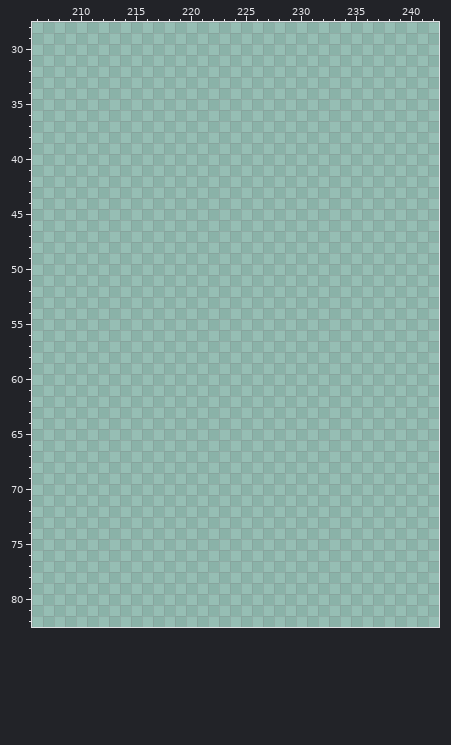
Pixel-art file, stored at Assets/Production/1_Assets/Characters/NPCs/ShipCrewmates/Art/crewmates.aseprite. The picture above is the old version.
256x256 pixels, 1 frame. Colours within 5 levels of each other are drawn and written as one. Shown: x 206..242, y 28..82.
New version:
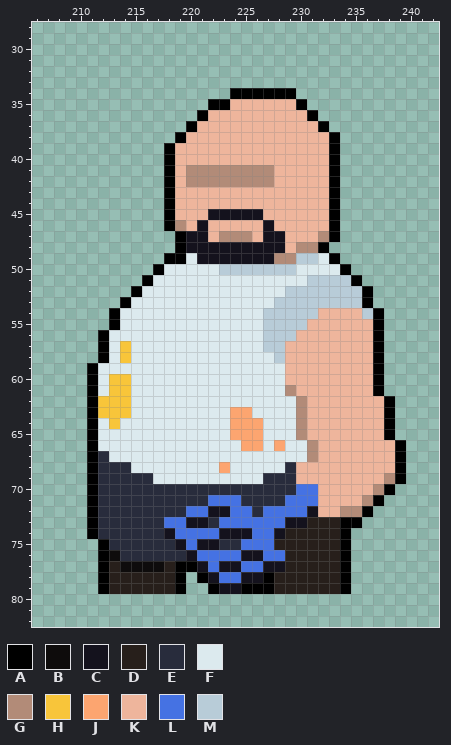
Palette (. is transparent): A #000000  B #0e0c0c  C #14121d  D #271f1b  E #282c3c  F #dceaee  G #b28b78  H #f8c53a  J #fca570  K #eeb59c  L #4572e3  M #b8ccd8
Difference:
layer "Layer 2" added
Changed rows in their new state; - is an unchanged pixel.
Layers "Layer 2", "Layer 1":
first column x 211:
34 -------------AAAAAA----------
35 -----------AAKKKKKKA---------
36 ----------AKKKKKKKKKA--------
37 ---------AKKKKKKKKKKKA-------
38 --------AKKKKKKKKKKKKKA------
39 -------AKKKKKKKKKKKKKKA------
40 -------AKKKKKKKKKKKKKKA------
41 -------AKGGGGGGGGKKKKKA------
42 -------AKGGGGGGGGKKKKKA------
43 -------AKKKKKKKKKKKKKKA------
44 -------AKKKKKKKKKKKKKKA------
45 -------AKKKCCCCCKKKKKKA------
46 -------AGKCKKKKKCKKKKKA------
47 --------ACCKGGGKCCKKKGA------
48 --------ACCCCCCCCCKGGA-------
49 -------AAFCCCCCCCGGMMFA------
50 ------AFFFFFMMMMMMMFFFFA-----
51 -----AFFFFFFFFFFFFFFMMMMA----
52 ----AFFFFFFFFFFFFFMMMMMMMA---
53 ---AFFFFFFFFFFFFFMMMMMMMMA---
54 --AFFFFFFFFFFFFFMMMMMKKKKMA--
55 --AFFFFFFFFFFFFFMMMMKKKKKKA--
56 -AFFFFFFFFFFFFFFMMMKKKKKKKA--
57 -AFHFFFFFFFFFFFFMMKKKKKKKKA--
58 -AFHFFFFFFFFFFFFFMKKKKKKKKA--
59 AFFFFFFFFFFFFFFFFFKKKKKKKKA--
60 AFHHFFFFFFFFFFFFFFKKKKKKKKA--
61 AFHHFFFFFFFFFFFFFFGKKKKKKKA--
62 AHHHFFFFFFFFFFFFFFFGKKKKKKKA-
63 AHHHFFFFFFFFFJJFFFFGKKKKKKKA-
64 AFHFFFFFFFFFFJJJFFFGKKKKKKKA-
65 AFFFFFFFFFFFFJJJFFFGKKKKKKKA-
66 AFFFFFFFFFFFFFJJFJFFGKKKKKKKA
67 AEFFFFFFFFFFFFFFFFFFGKKKKKKKA
68 AEEEFFFFFFFFJFFFFFEKKKKKKKKKA
69 AEEEEEFFFFFFFFFFEEEKKKKKKKKGA
70 AEEEEEEEEEEEEEEEEEELLKKKKKGA-
71 AEEEEEEEEEELLLEEEELLLKKKKGA--
72 AEEEEEEEELLCCLLELLLLCKKGGA---
73 AEEEEEELLCCELLLLLLCCDDDAA----
74 AEEEEEECLLLLCCCLLCDDDDDA-----
75 -AEEEEEECLCCEELLLDDDDDDA-----
76 -ABEEEEEECLLLLCCLLDDDDDA-----
77 -ADBBBBDAACLCCLLCCDDDDDA-----
78 -ADDDDDDA-ACLLCCADDDDDDA-----
79 -ADDDDDDA--ACCAAADDDDDDA-----
Changed places in both pictures, as pixel boxes (x1, y1, x2, y2):
added: (87, 88, 406, 594)
